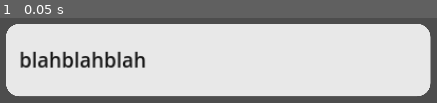
Above: before the commit, frame 1.
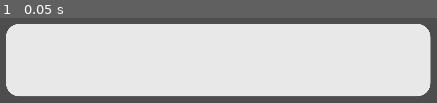
Above: after the commit, the same moment.

Repository: kyle-hessel/godot-narrative-prototype
Game: Godot game, scene res://scenes/UI/dialogue/textbox.tscn
Same seed, same stepped clock (60 frames per second), same inputs: the game is played once before the commit and once after it. This scene is started directly instead of the project's main scene. The engine's default icon, where the game draws it, is replaced by a stand-in: a white triangle on a blue panel in a dark square.
Inputs:
- Up to frame 1 (0.05 s): no input

The runs differ from the first frame. In frame 1, 3.2% of the frame differs, in the area x 4-34%, y 38-59%.
Error before the commit: Trying to assign value of type 'Timer' to a variable of type 'Label'. (res://scripts/UI/dialogue/textbox.gd:5)

Commit message:
Some reorganization and first functional pass at textboxes using gdscript. Also, a pattern guard in a match statement! Exciting times! I need to improve and document just about everything, and a child class for dynamic textboxes would be nice.

Diff:
--- a/scenes/NPC/npc_default.tscn
+++ b/scenes/NPC/npc_default.tscn
@@ -21,7 +21,7 @@
 shader_parameter/shade_amount = 0.7
 
 [sub_resource type="SphereShape3D" id="SphereShape3D_b3y4l"]
-radius = 6.107
+radius = 5.5
 
 [node name="NPCDefault" type="CharacterBody3D" node_paths=PackedStringArray("npc_mesh", "npc_stats")]
 script = ExtResource("1_glxxy")
@@ -38,6 +38,8 @@
 surface_material_override/0 = SubResource("ShaderMaterial_l8ga0")
 
 [node name="OverlapArea" type="Area3D" parent="."]
+collision_layer = 2
+collision_mask = 2
 
 [node name="CollisionShape3D" type="CollisionShape3D" parent="OverlapArea"]
 shape = SubResource("SphereShape3D_b3y4l")
--- a/scenes/UI/dialogue/textbox.tscn
+++ b/scenes/UI/dialogue/textbox.tscn
@@ -25,8 +25,9 @@
 
 [node name="DialogueLabel" type="Label" parent="TextboxMargin/TextboxPanel"]
 layout_mode = 2
-text = "blahblahblah"
 vertical_alignment = 1
 
 [node name="LetterDisplayTimer" type="Timer" parent="."]
 one_shot = true
+
+[connection signal="timeout" from="LetterDisplayTimer" to="." method="_on_letter_display_timer_timeout"]
--- a/scenes/player/player.tscn
+++ b/scenes/player/player.tscn
@@ -44,6 +44,7 @@
 radius = 13.125
 
 [node name="Player" type="CharacterBody3D" node_paths=PackedStringArray("player_stats", "player_mesh")]
+collision_layer = 3
 script = ExtResource("1_vbk4d")
 player_stats = NodePath("PlayerData/PlayerCharacterStats")
 player_mesh = NodePath("MeshInstance3D")
--- a/scenes/singletons/dialogue_manager.tscn
+++ b/scenes/singletons/dialogue_manager.tscn
@@ -2,5 +2,7 @@
 
 [ext_resource type="Script" path="res://scripts/managers/dialogue_manager.gd" id="1_l636m"]
 
-[node name="DialogueManager" type="Node"]
+[node name="DialogueManager" type="Control"]
+layout_mode = 3
+anchors_preset = 0
 script = ExtResource("1_l636m")
--- a/scenes/singletons/game_manager.tscn
+++ b/scenes/singletons/game_manager.tscn
@@ -1,9 +1,8 @@
-[gd_scene load_steps=5 format=3 uid="uid://bfaioau5aw5q6"]
+[gd_scene load_steps=4 format=3 uid="uid://bfaioau5aw5q6"]
 
 [ext_resource type="Script" path="res://scripts/managers/game_manager.gd" id="1_2f6hn"]
 [ext_resource type="PackedScene" uid="uid://c7iu0t1i7pqvh" path="res://scenes/singletons/calendar_manager.tscn" id="2_adhlp"]
 [ext_resource type="PackedScene" uid="uid://d3k363em4o76x" path="res://scenes/singletons/ui_manager.tscn" id="3_ijjof"]
-[ext_resource type="PackedScene" uid="uid://di1j1qkdak1h5" path="res://scenes/singletons/dialogue_manager.tscn" id="4_h7yb7"]
 
 [node name="GameManager" type="Node"]
 script = ExtResource("1_2f6hn")
@@ -12,6 +11,4 @@
 
 [node name="UIManager" parent="." instance=ExtResource("3_ijjof")]
 
-[node name="DialogueManager" parent="." instance=ExtResource("4_h7yb7")]
-
 [connection signal="ready" from="CalendarManager" to="." method="_on_calendar_manager_ready"]
--- a/scenes/singletons/ui_manager.tscn
+++ b/scenes/singletons/ui_manager.tscn
@@ -1,6 +1,7 @@
-[gd_scene load_steps=2 format=3 uid="uid://d3k363em4o76x"]
+[gd_scene load_steps=3 format=3 uid="uid://d3k363em4o76x"]
 
 [ext_resource type="Script" path="res://scripts/managers/ui_manager.gd" id="1_chv5k"]
+[ext_resource type="PackedScene" uid="uid://di1j1qkdak1h5" path="res://scenes/singletons/dialogue_manager.tscn" id="2_hytcn"]
 
 [node name="UIManager" type="Control"]
 layout_mode = 3
@@ -10,3 +11,5 @@
 grow_horizontal = 2
 grow_vertical = 2
 script = ExtResource("1_chv5k")
+
+[node name="DialogueManager" parent="." instance=ExtResource("2_hytcn")]
--- a/scripts/UI/calendar/date_ui.gd
+++ b/scripts/UI/calendar/date_ui.gd
@@ -56,7 +56,7 @@
 
 func _on_date_panel_focus_entered():
 	date_number.modulate = "ee3e58"
-	emit_signal("weekday_change", get_parent().get_children().find($"."))
+	emit_signal("weekday_change", get_parent().get_children().find($".")) # there has to be a better way to do this right
 
 func _on_date_panel_focus_exited():
 	date_number.modulate = "ffffff"
--- a/scripts/UI/dialogue/textbox.gd
+++ b/scripts/UI/dialogue/textbox.gd
@@ -1,5 +1,49 @@
 extends CanvasLayer
 
-@onready var TextboxMargin: MarginContainer = $TextboxMargin
-@onready var TextboxPanel: PanelContainer = $TextboxMargin/TextboxPanel
-@onready var DialogueLabel: Label = $LetterDisplayTimer
+class_name Textbox
+
+@onready var textbox_margin: MarginContainer = $TextboxMargin
+@onready var textbox_panel: PanelContainer = $TextboxMargin/TextboxPanel
+@onready var dialogue_label: Label = $TextboxMargin/TextboxPanel/DialogueLabel
+@onready var letter_display_timer: Timer = $LetterDisplayTimer
+
+const MAX_WIDTH: int = 256
+
+signal finished_displaying
+
+var dialogue: String = ""
+var letter_index: int = 0
+
+var letter_time: float = 0.03
+var space_time: float = 0.06
+var punctuation_time: float = 0.2
+
+func _ready() -> void:
+	dialogue_label.autowrap_mode = TextServer.AUTOWRAP_WORD
+
+func display_text(text_to_display: String) -> void:
+	dialogue = text_to_display
+	#dialogue_label.text = dialogue
+
+	display_letter()
+
+func display_letter() -> void:
+	dialogue_label.text += dialogue[letter_index]
+
+	letter_index += 1
+	if letter_index >= dialogue.length():
+		finished_displaying.emit()
+		return
+
+	match dialogue[letter_index]:
+		"!", ".", ",", "?" when (letter_index < dialogue.length()):
+			letter_display_timer.start(punctuation_time)
+		"!", ".", ",", "?" when (letter_index >= dialogue.length()):
+			letter_display_timer.start(punctuation_time * 2.0)
+		" ":
+			letter_display_timer.start(space_time)
+		_:
+			letter_display_timer.start(letter_time)
+
+func _on_letter_display_timer_timeout():
+	display_letter()
--- a/scripts/managers/dialogue_manager.gd
+++ b/scripts/managers/dialogue_manager.gd
@@ -1,3 +1,46 @@
-extends Node
+extends Control
 
 class_name DialogueManager
+
+@onready var textbox: PackedScene = preload("res://scenes/UI/dialogue/textbox.tscn")
+var textbox_inst: Textbox
+
+var dialogue_lines: Array[String] = []
+var current_line_index: int = 0
+
+var is_dialogue_active: bool = false
+var can_advance_line: bool = false
+
+func _unhandled_input(event: InputEvent) -> void:
+	if (event.is_action_pressed("gui_select") && is_dialogue_active && can_advance_line):
+		reload_textbox()
+
+func start_dialogue(lines: Array[String]) -> void:
+	if is_dialogue_active:
+		return
+
+	dialogue_lines = lines
+	show_textbox()
+
+	is_dialogue_active = true
+
+func show_textbox() -> void:
+	textbox_inst = textbox.instantiate()
+	textbox_inst.finished_displaying.connect(_on_textbox_finished_displaying)
+	add_child(textbox_inst)
+	textbox_inst.display_text(dialogue_lines[current_line_index])
+	can_advance_line = false
+
+func reload_textbox() -> void:
+	textbox_inst.queue_free()
+
+	current_line_index += 1
+	if current_line_index >= dialogue_lines.size():
+		is_dialogue_active = false
+		current_line_index = 0
+		return
+
+	show_textbox()
+
+func _on_textbox_finished_displaying() -> void:
+	can_advance_line = true
--- a/scripts/managers/game_manager.gd
+++ b/scripts/managers/game_manager.gd
@@ -1,8 +1,9 @@
 extends Node
+
+# no class_name, as this is a singleton
 
 @onready var calendar_manager: CalendarManager = $CalendarManager
 @onready var ui_manager: UIManager = $UIManager
-@onready var dialogue_manager: DialogueManager = $DialogueManager
 
 func _ready():
 	pass
--- a/scripts/managers/ui_manager.gd
+++ b/scripts/managers/ui_manager.gd
@@ -3,9 +3,12 @@
 class_name UIManager
 
 var ui_open: bool = false
-var calendar_ui := preload("res://scenes/UI/calendar/calendar_ui.tscn")
+var using_joypad: bool = false
+
+var calendar_ui: PackedScene = preload("res://scenes/UI/calendar/calendar_ui.tscn")
 var calendar_ui_inst: CalendarUI
-var using_joypad: bool = false
+
+@onready var dialogue_manager: DialogueManager = $DialogueManager
 
 func _ready():
 	pass
--- a/scripts/npc_scripts/npc_base.gd
+++ b/scripts/npc_scripts/npc_base.gd
@@ -14,8 +14,14 @@
 	Other = 4
 }
 
+const test_dialogue: Array[String] = [
+	"Hey mang, what's poppin?",
+	"Ya like jazz?",
+	"So, what's the deal with game engines anyway, amiright!? *laugh track*"
+]
+
 func _on_overlap_area_body_entered(body):
-	pass # Replace with function body.
+	GameManager.ui_manager.dialogue_manager.start_dialogue(test_dialogue)
 
 func _on_overlap_area_body_exited(body):
 	pass # Replace with function body.
